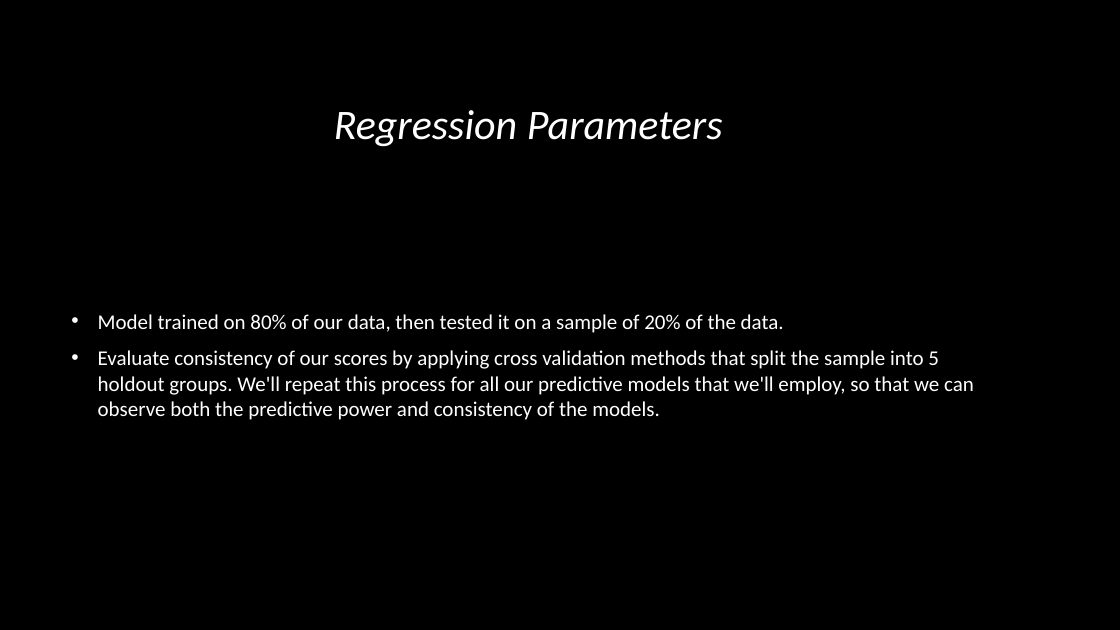
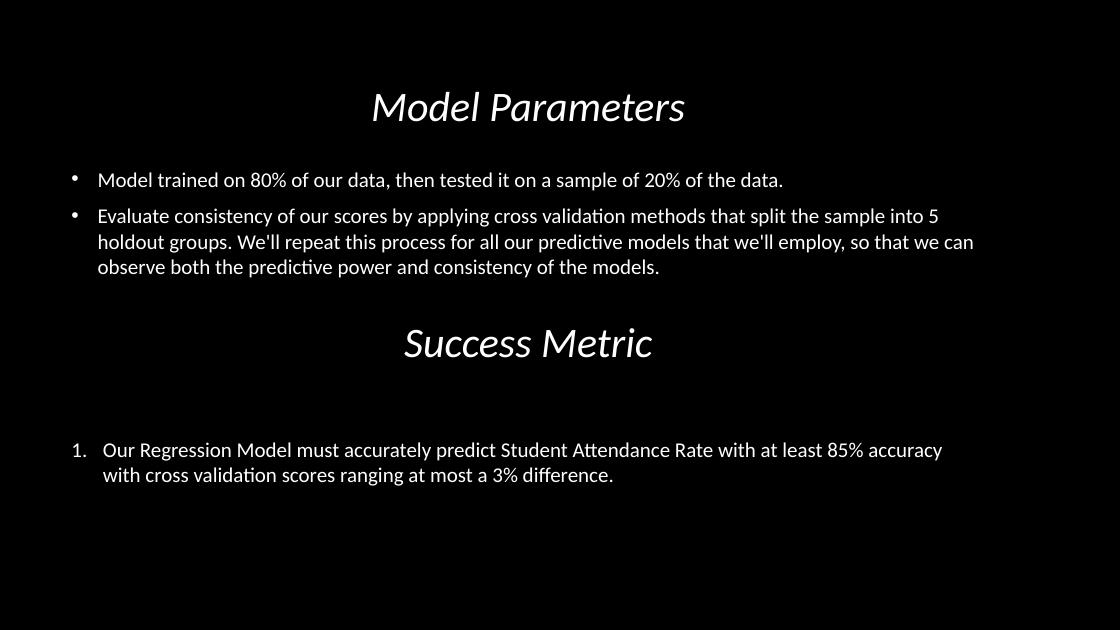
Before and after one commit to ayan1995/Thinkful, a slide deck: slide 9 of Bootcamp/Unit 3 Deeper into Supervised Learning/Supervised Learning Capstone/data-science-for-good/PASSNYC Capstone Predicting Attendance .pptx (slide 12 before the commit). Drawn at 1120x630 pixels with LibreOffice and Linux fonts; fonts in the diff are those of the drawing; background and template pictures are left out. Boxes give left, top, right and bottom in pixels: in the first picture for what was removed or moved away, otherwise in the second. Text is boxed around its words. In the diff, an @@ line names an element or a change of style, - is before the commit and + after.

Commit message:
Predicting Attendance Capstone

```diff
--- a/Bootcamp/Unit 3 Deeper into Supervised Learning/Supervised Learning Capstone/data-science-for-good/PASSNYC Capstone Predicting Attendance .pptx
+++ b/Bootcamp/Unit 3 Deeper into Supervised Learning/Supervised Learning Capstone/data-science-for-good/PASSNYC Capstone Predicting Attendance .pptx
@@ title at [371,92,685,122]: text changed @@
-Regression Parameters
+Model Parameters
@@ text "Model trained on 80% of ...": place and size @@
-text "Model trained on 80% of ..." at [98,314,974,420]
+text "Model trained on 80% of ..." at [98,172,974,278]
@@ text added at [404,328,652,358], 36 pt, text #FFFFFF, italic @@
+Success Metric
@@ text added at [103,442,942,486], 18 pt, text #FFFFFF @@
+1. Our Regression Model must accurately predict Student Attendance Rate with at least 85% accuracy with cross validation scores ranging at most a 3% difference.
```
Also in this commit, not shown: 4 other slides changed, 3 slides removed, 2 other files.
